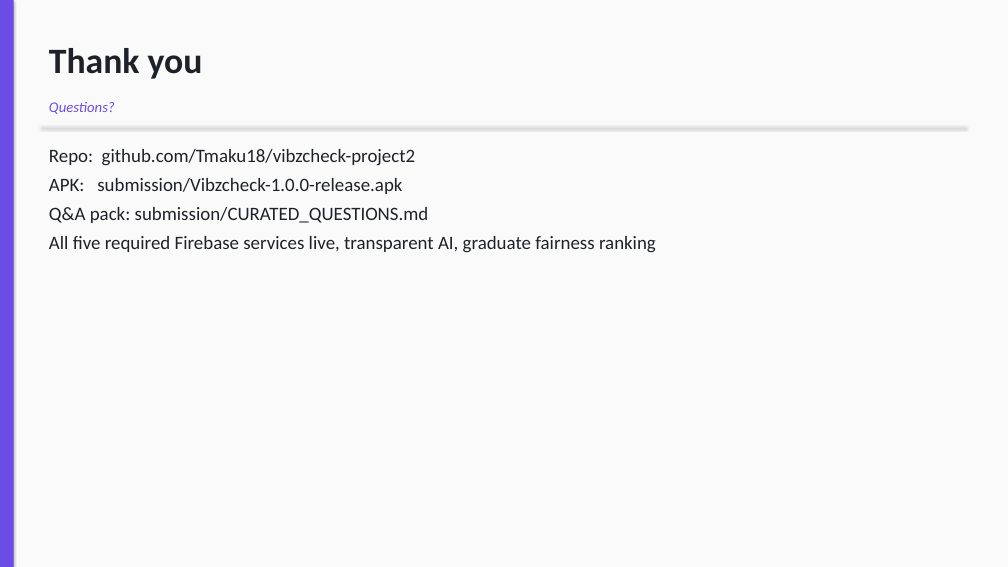
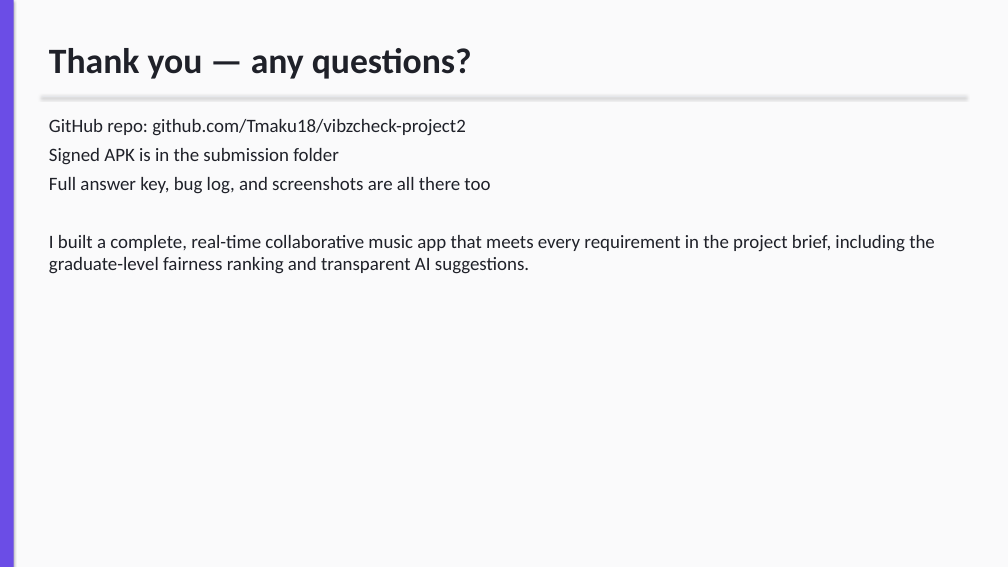
Before and after one commit to Tmaku18/vibzcheck-project2, a slide deck: slide 18 of submission/Vibzcheck_Presentation.pptx. Drawn at 1008x567 pixels with LibreOffice and Linux fonts; fonts in the diff are those of the drawing. Boxes give left, top, right and bottom in pixels: in the first picture for what was removed or moved away, otherwise in the second. Text is boxed around its words. In the diff, an @@ line names an element or a change of style, - is before the commit and + after.

Commit message:
docs(presentation): rewrite all slide text in plain conversational English while keeping important code examples (rules, transaction, index, error mapping)

```diff
--- a/submission/Vibzcheck_Presentation.pptx
+++ b/submission/Vibzcheck_Presentation.pptx
@@ text at (49, 48, 472, 79): text changed @@
-Thank you
+Thank you — any questions?
@@ line moved from (42, 126) - (966, 126) to (42, 96) - (966, 96) @@
@@ text at (49, 119, 935, 274): text changed @@
-Repo: github.com/Tmaku18/vibzcheck-project2
-APK: submission/Vibzcheck-1.0.0-release.apk
-Q&A pack: submission/CURATED_QUESTIONS.md
-All five required Firebase services live, transparent AI, graduate fairness ranking
+GitHub repo: github.com/Tmaku18/vibzcheck-project2
+Signed APK is in the submission folder
+Full answer key, bug log, and screenshots are all there too
+I built a complete, real-time collaborative music app that meets every requirement in the project brief, including the graduate-level fairness ranking and transparent AI suggestions.
@@ text removed at (49, 102, 115, 114) @@
-Questions?
```
Also in this commit, not shown: 10 other slides changed, 6 slides added, 6 slides removed, 1 other file.
